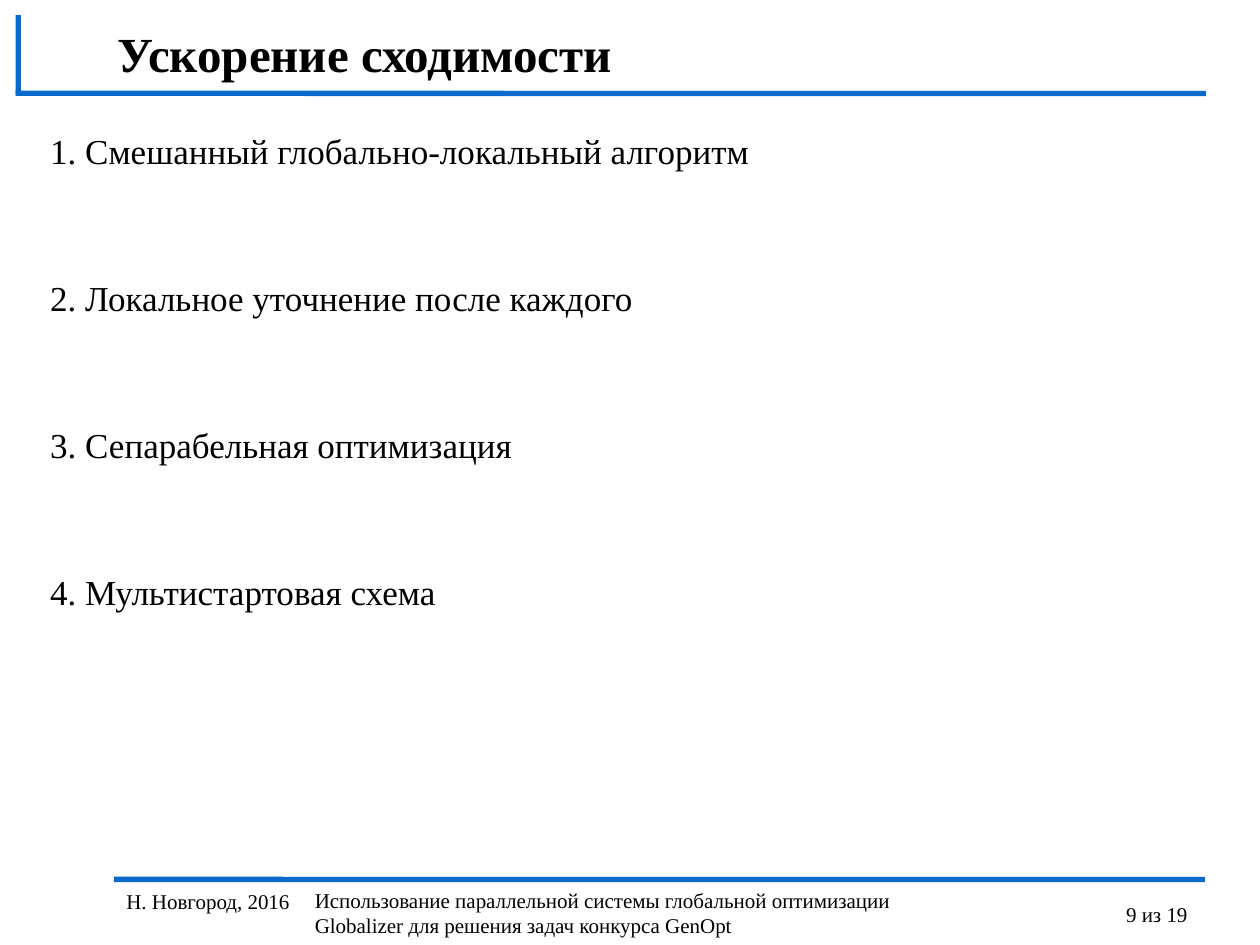
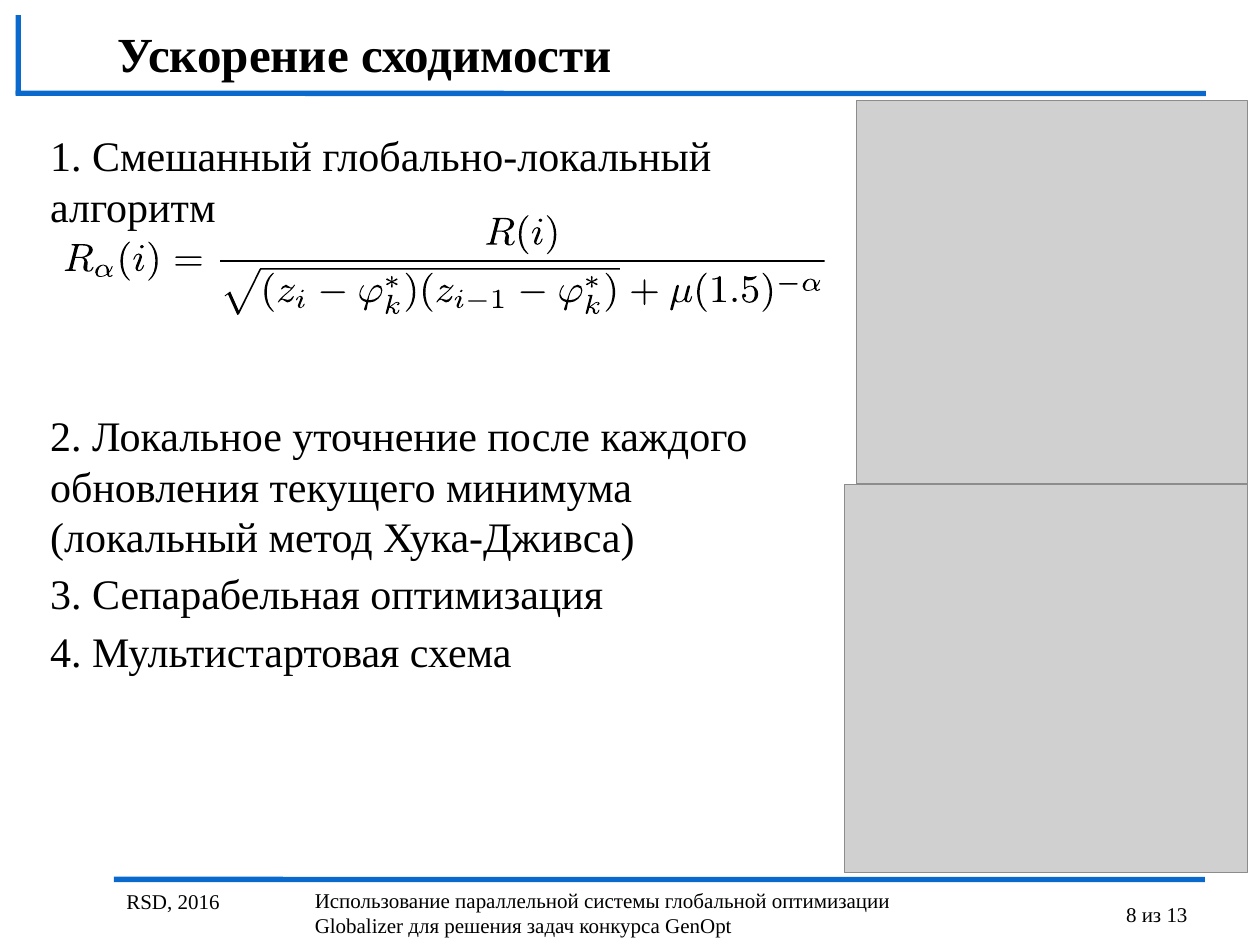
Before and after one commit to kabarkalov/GlobOptPapers, a slide deck: slide 8 of 2016/RSD/RSD_Sovrasov.odp (slide 9 before the commit). Drawn at 1260x945 pixels with LibreOffice and Linux fonts; fonts in the diff are those of the drawing; grey boxes stand for pictures; background and template pictures are left out. Boxes give left, top, right and bottom in pixels: in the first picture for what was removed or moved away, otherwise in the second. Text is boxed around its words. In the diff, an @@ line names an element or a change of style, - is before the commit and + after.

```diff
--- a/2016/RSD/RSD_Sovrasov.odp
+++ b/2016/RSD/RSD_Sovrasov.odp
@@ picture added at [857, 101, 1247, 484] @@
@@ text at [50, 141, 711, 676]: size 20 to 24 pt in "1. Смешанный глобально-локальный алгоритм", "3. Сепарабельная оптимизация", "4. Мультистартовая схема" @@
@@ group added at [64, 215, 825, 315]: 40 freeform shapes @@
@@ text at [50, 423, 748, 561]: text changed; size 20 to 24 pt @@
-2. Локальное уточнение после каждого
+2. Локальное уточнение после каждого обновления текущего минимума (локальный метод Хука-Дживса)
@@ picture added at [844, 484, 1247, 872] @@
@@ text at [126, 895, 220, 912]: text changed @@
-Н. Новгород, 2016
+RSD, 2016
@@ page number at [1126, 908, 1188, 923]: text changed @@
-9 из 19
+8 из 13
```
Also in this commit, not shown: 10 other slides changed, 2 slides added, 2 slides removed.
